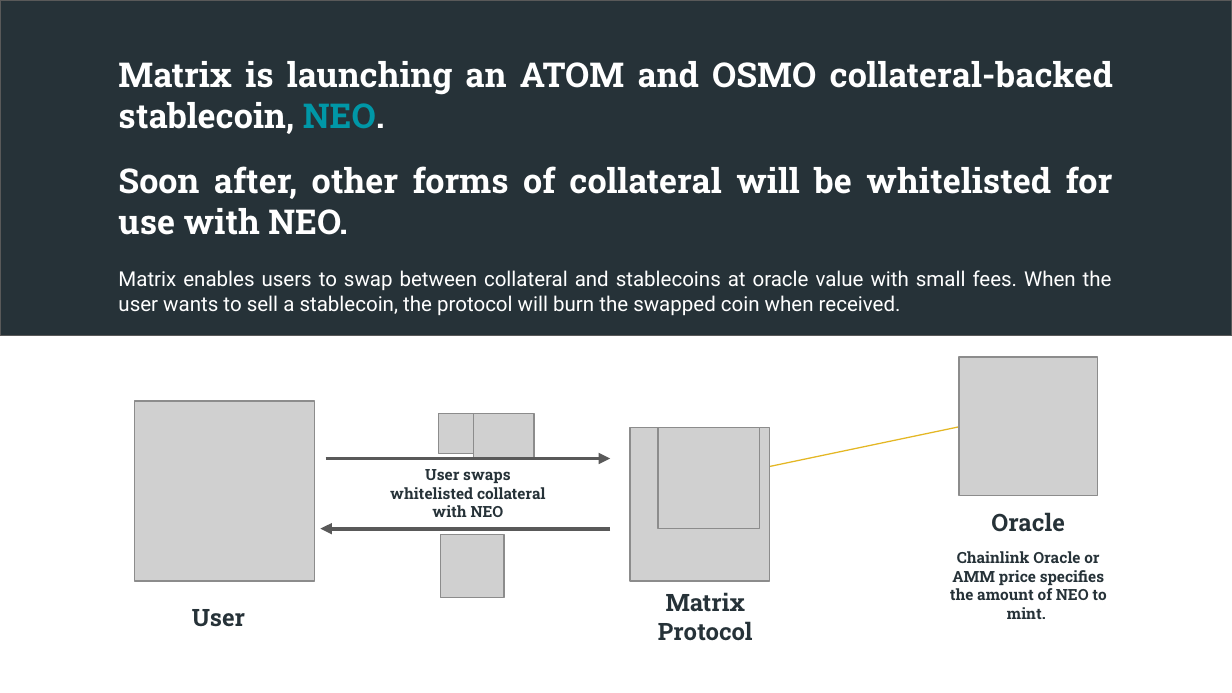
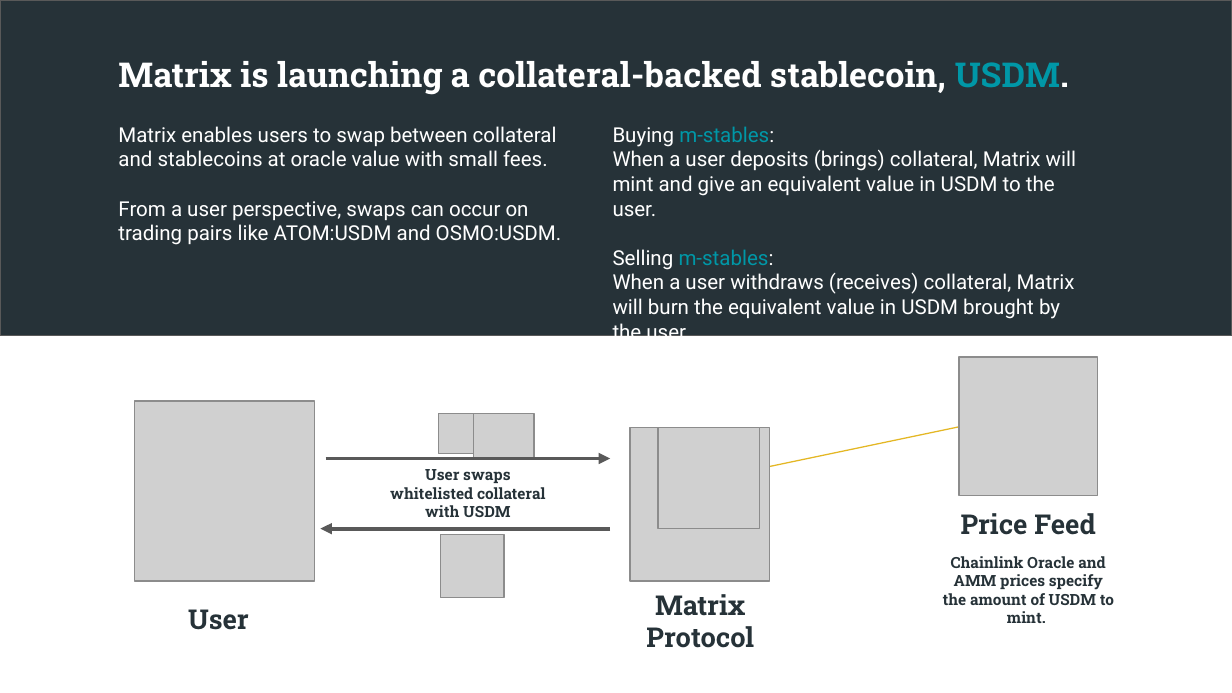
Before and after one commit to NibiruChain/tokenomics, a slide deck: slide 3 of slides/Matrix Protocol - SlideDeck.pptx. Drawn at 1232x693 pixels with LibreOffice and Linux fonts; fonts in the diff are those of the drawing; grey boxes stand for pictures. Boxes give left, top, right and bottom in pixels: in the first picture for what was removed or moved away, otherwise in the second. Text is boxed around its words. In the diff, an @@ line names an element or a change of style, - is before the commit and + after.

Commit message:
(slides): m-stables

```diff
--- a/slides/Matrix Protocol - SlideDeck.pptx
+++ b/slides/Matrix Protocol - SlideDeck.pptx
@@ text at [118, 61, 1069, 95]: text changed; size 12 to 20 pt; font Roboto to Roboto Slab; bold on @@
-Matrix is launching an ATOM and OSMO collateral-backed stablecoin, NEO.
-Soon after, other forms of collateral will be whitelisted for use with NEO.
-Matrix enables users to swap between collateral and stablecoins at oracle value with small fees. When the user wants to sell a stablecoin, the protocol will burn the swapped coin when received.
+Matrix is launching a collateral-backed stablecoin, USDM.
@@ text added at [118, 126, 561, 245], 12 pt, text #FFFFFF @@
+Matrix enables users to swap between collateral and stablecoins at oracle value with small fees.
+From a user perspective, swaps can occur on trading pairs like ATOM:USDM and OSMO:USDM.
@@ text added at [613, 126, 1076, 319], 12 pt, text #FFFFFF @@
+Buying m-stables:
+When a user deposits (brings) collateral, Matrix will mint and give an equivalent value in USDM to the user.
+Selling m-stables:
+When a user withdraws (receives) collateral, Matrix will burn the equivalent value in USDM brought by the user.
@@ text at [390, 469, 546, 517]: text changed @@
-User swaps whitelisted collateral with NEO
+User swaps whitelisted collateral with USDM
@@ text at [961, 513, 1096, 535]: text changed; size 14 to 16 pt @@
-Oracle
+Price Feed
@@ text at [943, 556, 1114, 623]: text changed @@
-Chainlink Oracle or AMM price specifies the amount of NEO to mint.
+Chainlink Oracle and AMM prices specify the amount of USDM to mint.
@@ text "User" at [188, 609, 249, 630]: size 14 to 16 pt @@
@@ text "Matrix Protocol" at [646, 594, 754, 648]: size 14 to 16 pt @@
@@ text "Matrix Protocol": place and size @@
-text "Matrix Protocol" at [658, 592, 753, 641]
+text "Matrix Protocol" at [646, 594, 754, 648]
```
Also in this commit, not shown: 8 other slides changed, 1 slide added, 1 slide removed.
